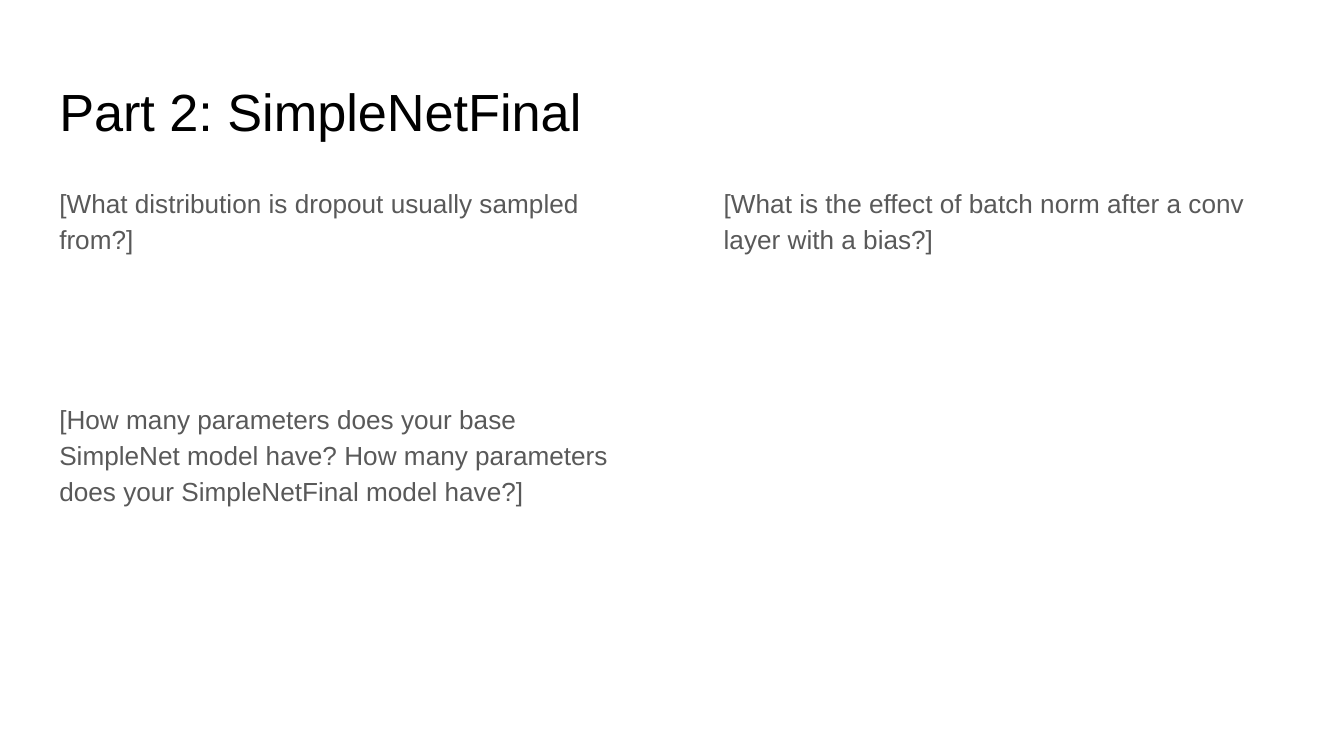
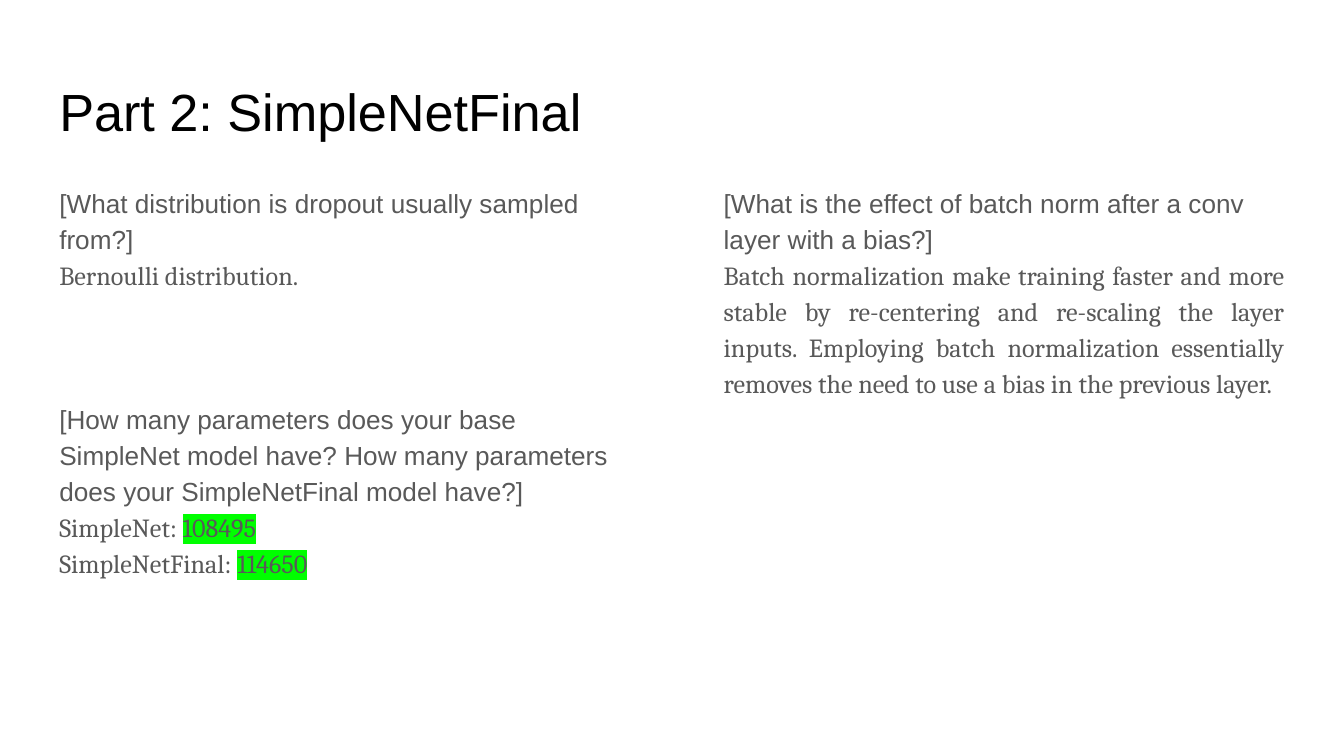
Before and after one commit to ShuvoNewaz/CS-6476-Projects-Fall2022, a slide deck: slide 6 of docs/proj4_report.pptx. Drawn at 1344x756 pixels with LibreOffice and Linux fonts; fonts in the diff are those of the drawing. Boxes give left, top, right and bottom in pixels: in the first picture for what was removed or moved away, otherwise in the second. Text is boxed around its words. In the diff, an @@ line names an element or a change of style, - is before the commit and + after.

```diff
--- a/docs/proj4_report.pptx
+++ b/docs/proj4_report.pptx
@@ text at bbox=[59, 267, 298, 286]: paragraph added @@
+Bernoulli distribution.
@@ text at bbox=[724, 266, 1284, 399]: paragraph added @@
+Batch normalization make training faster and more stable by re-centering and re-scaling the layer inputs. Employing batch normalization essentially removes the need to use a bias in the previous layer.
@@ text at bbox=[59, 513, 307, 579]: paragraphs added @@
+SimpleNet: 108495
+SimpleNetFinal: 114650
```
Also in this commit, not shown: 13 other slides changed, 1 slide added, 14 other files.
